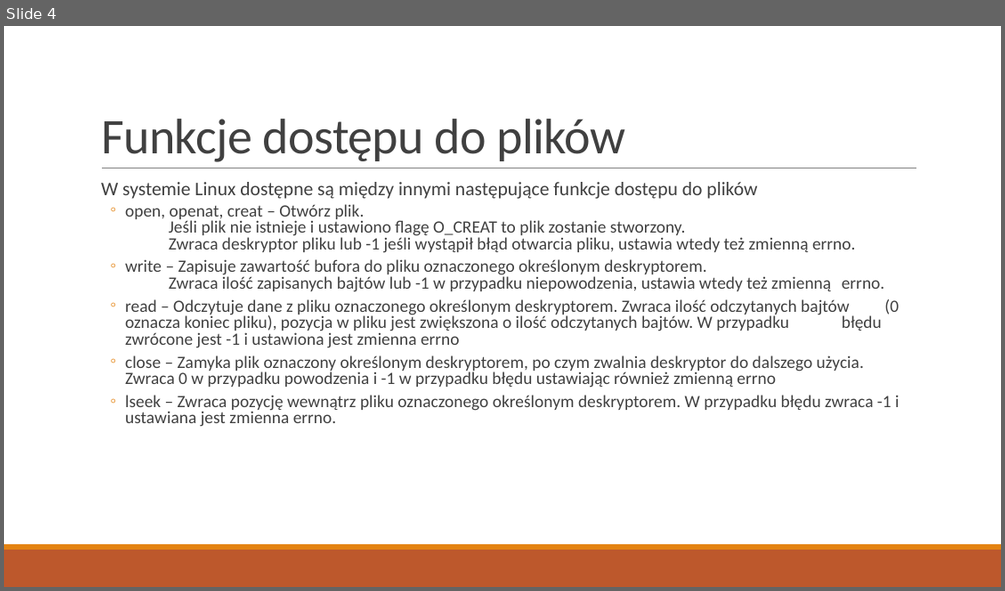
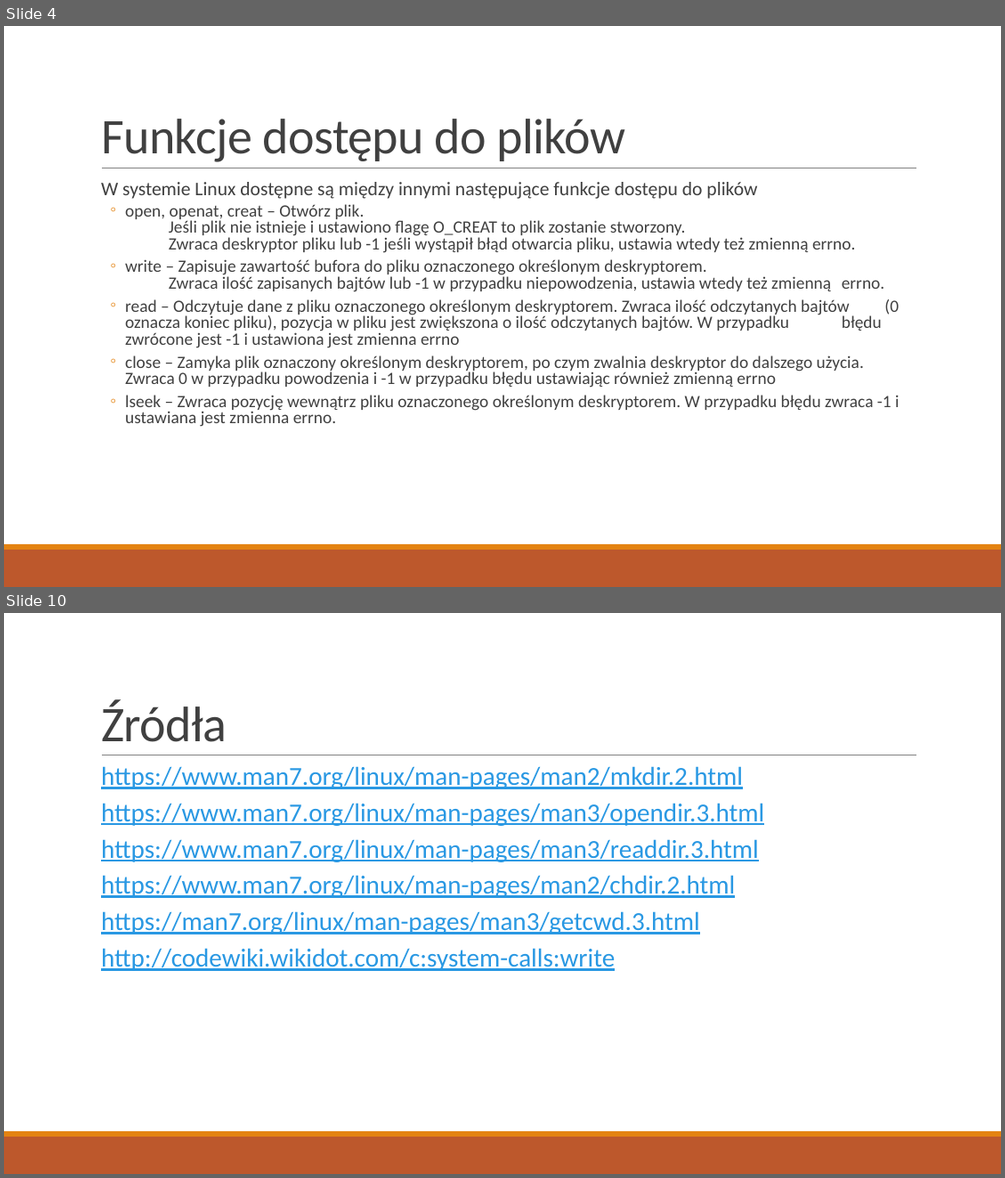
Before and after one commit to Epacik/ZaliczenieSystemowOperacyjnych, a slide deck: Projekt - Damian Kuśmierz.pptx. Shown one above the other, each under a label of ours: slide 4 before the commit, slides 4 and 10 after it; the slides between them are not shown. The pictures are 1005x591 and 1005x1178 pixels, drawn with LibreOffice and Linux fonts; fonts in the diff are those of the drawing. Boxes give left, top, right and bottom in pixels: in the first picture for what was removed or moved away, otherwise in the second. Text is boxed around its words. In the diff, an @@ line names an element or a change of style, - is before the commit and + after.

```diff
--- a/Projekt - Damian Kuśmierz.pptx
+++ b/Projekt - Damian Kuśmierz.pptx
@@ slide 10 added at bbox=[4, 613, 1001, 1174], background #FFFFFF; not listed: 3 template elements that a slide beside it also shows @@
@@ title added at bbox=[101, 699, 226, 742], 48 pt, text #404040 @@
+Źródła
@@ text added at bbox=[101, 766, 764, 971], 25 pt, text #2998E3, underline @@
+  https://www.man7.org/linux/man-pages/man2/mkdir.2.html
+  https://www.man7.org/linux/man-pages/man3/opendir.3.html
+  https://www.man7.org/linux/man-pages/man3/readdir.3.html
+  https://www.man7.org/linux/man-pages/man2/chdir.2.html
+  https://man7.org/linux/man-pages/man3/getcwd.3.html
+  http://codewiki.wikidot.com/c:system-calls:write
```
Also in this commit, not shown: 2 slides changed, 4 other slides added, 1 slide removed, 1 other file.
